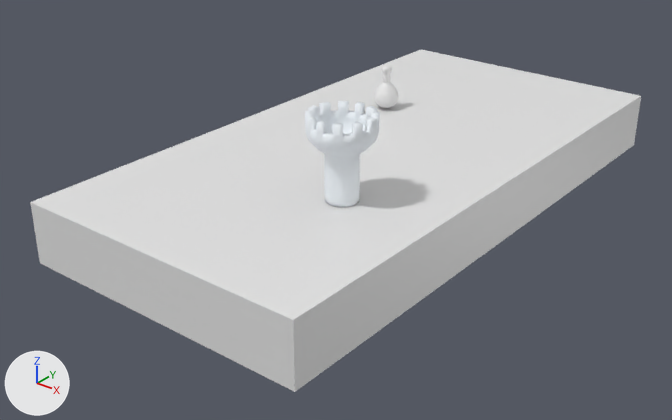
One commit to the Blender file Resources/grid/grid.blend: the scene before it, then after it.
Before and after are seen from a 50 mm lens placed at (17.0, -23.4, 12.5), pointed at (-0.4, -1.7, -1.0). Every picture has the same lights, and +X, +Y and +Z are marked at lower left. Objects named as collision shapes, trigger or cutter boxes, shadow casters or lower levels of detail are left out.
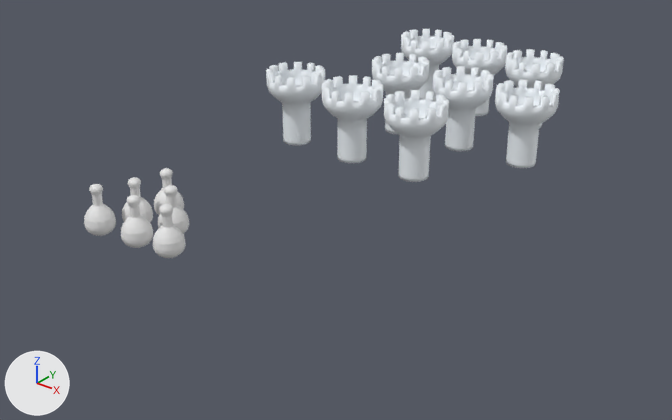
The edits, one by one:
Object 'Cube' (ob_cube) is deleted.
Object 'Surface' (ob_surface) moves from (1.91, -4.31, 1.03) to (-2.74, 7.01, 0.0).
Object 'Sphere.005' (ob_sphere_005) is new; it shows me_sphere.
Its location is (-0.87, -8.49, 0.0).
Object 'Sphere.004' (ob_sphere_004) is new; it shows me_sphere.
Its location is (-2.72, -6.82, 0.0).
Object 'Sphere.003' (ob_sphere_003) is new; it shows me_sphere.
Its location is (-1.72, -7.55, 0.0).
Object 'Sphere.002' (ob_sphere_002) is new; it shows me_sphere.
Its location is (-2.95, -7.84, 0.0).
Object 'Sphere.001' (ob_sphere_001) is new; it shows me_sphere.
Its location is (-2.03, -8.65, 0.0).
Object 'Surface.008' (ob_surface_008) is new; it shows me_surface.
Its location is (1.26, 0.34, 0.0).
Object 'Surface.007' (ob_surface_007) is new; it shows me_surface.
Its location is (-1.29, 0.3, 0.0).
Object 'Surface.006' (ob_surface_006) is new; it shows me_surface.
Its location is (-3.84, 0.34, 0.0).
Object 'Surface.005' (ob_surface_005) is new; it shows me_surface.
Its location is (-1.6, 3.54, 0.0).
Object 'Surface.004' (ob_surface_004) is new; it shows me_surface.
Its location is (1.04, 3.54, 0.0).
Object 'Surface.003' (ob_surface_003) is new; it shows me_surface.
Its location is (3.5, 3.56, 0.0).
Object 'Surface.002' (ob_surface_002) is new; it shows me_surface.
Its location is (1.96, 6.99, 0.0).
Object 'Surface.001' (ob_surface_001) is new; it shows me_surface.
Its location is (-0.37, 7.01, 0.0).

Boxes (x1, y1, x2, y2) around the edits, measured in the pictures (672 x 420 px):
'Cube', deleted
    before: (30, 50, 641, 392)
'Surface', moved
    before: (305, 101, 380, 207)
    after: (401, 29, 454, 101)
'Surface.008', added
    after: (384, 90, 449, 182)
'Surface.003', added
    after: (495, 79, 560, 168)
'Surface.007', added
    after: (322, 75, 383, 163)
'Surface.004', added
    after: (433, 66, 494, 151)
'Surface.006', added
    after: (266, 62, 325, 145)
'Surface.005', added
    after: (372, 53, 429, 134)
'Surface.002', added
    after: (505, 49, 564, 128)
'Surface.001', added
    after: (452, 39, 507, 116)
'Sphere.005', added
    after: (153, 204, 186, 258)
'Sphere.001', added
    after: (121, 195, 153, 248)
'Sphere.003', added
    after: (158, 185, 189, 234)
'Sphere.002', added
    after: (122, 177, 153, 222)
'Sphere.004', added
    after: (154, 168, 184, 215)
